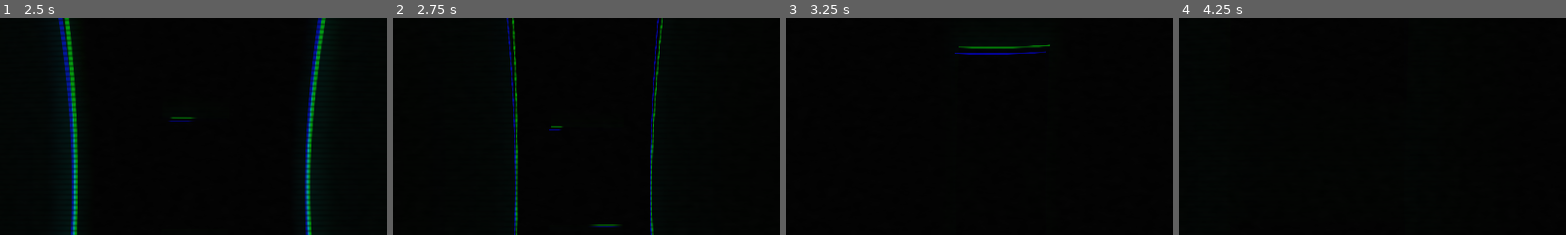
Above: before the commit, frames 1-4 (left to right).
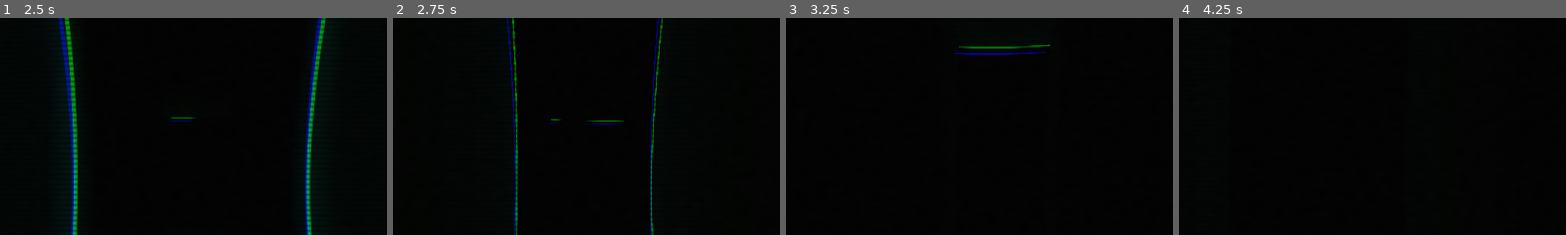
Above: after the commit, the same moments.

Repository: lorenzgruber/LD-59-echolocation-horror-fps
Game: Godot game, scene res://scenes/main.tscn
Two runs of this game, one before a commit and one after it. Both use one fixed random seed, a clock stepped at 60 frames per second and the inputs below.
Inputs (mouse positions are % of the whole screen's width and height, from its top left):
- Up to frame 1 (2.5 s): tap Enter at 0.5 s; move the mouse to (55, 50) at 0.52 s; hold W (FORWARD) from 0.53 s (still down); tap Space (ECHO) at 0.6, 1.35, 2.1 s; move the mouse to (45, 50) at 1.27 s; move the mouse to (52, 48) at 2.02 s
- Up to frame 2 (2.75 s): keep holding W (FORWARD)
- Up to frame 3 (3.25 s): keep holding W (FORWARD); move the mouse to (49, 52) at 2.77 s; tap Space (ECHO) at 2.85 s
- Up to frame 4 (4.25 s): keep holding W (FORWARD); move the mouse to (57, 51) at 3.52 s; tap Space (ECHO) at 3.6 s
The pictures show only the part of the screen within x 23-73%, y 10-60%; the shares and areas given below are measured in that part.

Frame 1 is identical in both runs. In frame 2, 0.3% of the frame differs, in the area x 40-60%, y 46-97%; in frame 3, less than 0.1%; in frame 4, less than 0.1%.

Commit message:
implement fading out echo pings

Diff:
--- a/components/echo_signal_emitter/echo_signal_emitter_component.gd
+++ b/components/echo_signal_emitter/echo_signal_emitter_component.gd
@@ -5,7 +5,7 @@
 
 func _input(event: InputEvent) -> void:
 	if (Input.is_action_just_pressed("ECHO") and echo_cooldown_timer.is_stopped()):
-		var echo_ping := EchoPing.new(global_position, 50.0);
+		var echo_ping := EchoPing.new(global_position, 20.0, get_tree());
 		EchoPingManager.emit_echo(echo_ping);
 		echo_ping_audio_player.play();
 		echo_cooldown_timer.start();
--- a/systems/echo_ping_manager/echo_ping.gd
+++ b/systems/echo_ping_manager/echo_ping.gd
@@ -4,20 +4,35 @@
 var radius: float
 var max_radius: float
 var visibility: float
+
+var tree: SceneTree;
+
+var max_radius_reached : bool;
+var fading_out : bool;
 var emitting : bool;
 
 const ECHO_SPEED := 10.0;
 
-func _init(_origin: Vector3, _max_radius: float) -> void:
+func _init(_origin: Vector3, _max_radius: float, _tree: SceneTree) -> void:
 	self.origin = _origin;
 	self.radius = 0.0;
 	self.max_radius = _max_radius;
 	self.visibility = 1.0;
+	self.max_radius_reached = false;
+	self.tree = _tree;
 	self.emitting = true;
 
 func process(delta: float) -> void:
-	if (emitting):
+	if(!emitting): return;
+	if (!max_radius_reached):
 		radius += delta * ECHO_SPEED;
+		if (radius >= max_radius):
+			max_radius_reached = true;
+	elif !fading_out:
+		fade_out();
 
-		if (radius >= max_radius):
-			emitting = false;
+func fade_out() -> void:
+	fading_out = true;
+	var tween := tree.create_tween();
+	tween.tween_property(self, "visibility", 0.0, 0.5).set_ease(Tween.EASE_OUT).set_trans(Tween.TRANS_CUBIC);
+	tween.tween_callback(func() -> void: emitting = false);
